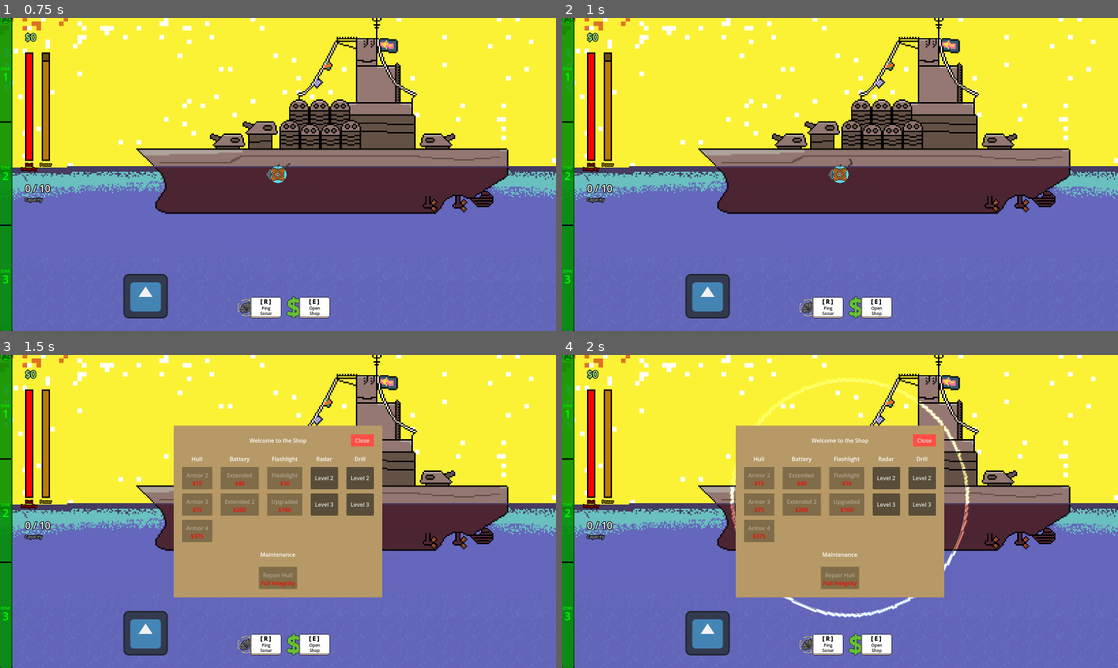
Above: before the commit, frames 1-4 (two rows, left to right).
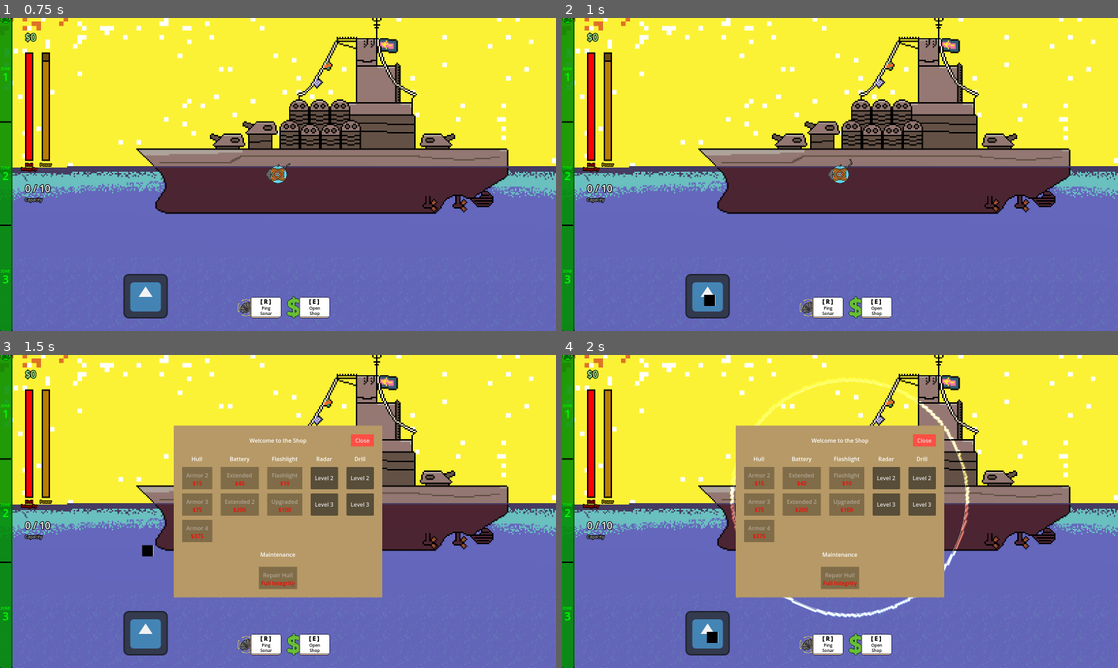
Above: after the commit, the same moments.

Repository: deruitda/ludum-dare-57
Game: Godot game, scene res://scenes/test/andrew-test.tscn
Same seed, same stepped clock (60 frames per second), same inputs: the game is played once before the commit and once after it. This scene is started directly instead of the project's main scene. The engine's default icon, where the game draws it, is replaced by a stand-in: a white triangle on a blue panel in a dark square. Sound files missing from this copy of the repository are replaced by a short silence.
Inputs:
- Up to frame 1 (0.75 s): click "Ping Sonar" at 0.5 s
- Up to frame 2 (1 s): no input
- Up to frame 3 (1.5 s): click "Open Shop" at 1.25 s
- Up to frame 4 (2 s): no input

Frame 1 is identical in both runs. In frame 2, less than 0.1% of the frame differs, in the area x 25-28%, y 88-92%; in frame 3, less than 0.1%, in the area x 25-28%, y 60-65%; in frame 4, less than 0.1%.

Commit message:
fixing drill and air bubble

Diff:
--- a/scenes/map/air_pocket/air_bubble_spout.gd
+++ b/scenes/map/air_pocket/air_bubble_spout.gd
@@ -8,6 +8,8 @@
 
 @onready var current_particle_count = 0
 @onready var air_particles: Array = []
+
+@export var gravity: float = -2.0
 
 const AIR_LAYER: int = 11
 const CONNECTION_MASKS: Array[int] = [2, 4, 5, 7, 8]
@@ -31,7 +33,7 @@
 
 	particle_server.body_set_param(air_col, PhysicsServer2D.BODY_PARAM_FRICTION, 0.0)
 	particle_server.body_set_param(air_col, PhysicsServer2D.BODY_PARAM_MASS, 0.05)
-	particle_server.body_set_param(air_col, PhysicsServer2D.BODY_PARAM_GRAVITY_SCALE, -2.0)
+	particle_server.body_set_param(air_col, PhysicsServer2D.BODY_PARAM_GRAVITY_SCALE, gravity)
 
 	particle_server.body_set_state(air_col, PhysicsServer2D.BODY_STATE_TRANSFORM, trans)
 
@@ -56,10 +58,11 @@
 		var trans = PhysicsServer2D.body_get_state(col[0], PhysicsServer2D.BODY_STATE_TRANSFORM)
 		trans.origin = trans.origin - global_position
 		RenderingServer.canvas_item_set_transform(col[1], trans)
-		if trans.origin.y > 0.0:
+		if trans.origin.y + global_position.y < 0.0:
 			PhysicsServer2D.free_rid(col[0])
 			RenderingServer.free_rid(col[1])
 			air_particles.erase(col)
+			current_particle_count -= 1
 
 
 func _on_spawn_timer_timeout() -> void:
--- a/scenes/submarine/drill/drill.gd
+++ b/scenes/submarine/drill/drill.gd
@@ -34,7 +34,8 @@
 	var input_is_valid = current_direction_input.length() > 0.0 and Helpers.is_a_cardinal_direction(current_direction_input)
 	var drilling_and_original_direction_is_the_same = get_drilling_direction() == drilling_direction and drillable_tile_rid == drill_ray_cast.get_collider_rid()
 
-	if drill_ray_cast.is_colliding():
+	if drill_ray_cast.is_colliding() and drill_ray_cast.get_collider() is WorldTileMapLayer:
+
 		if input_is_valid and drilling_and_original_direction_is_the_same:
 			if is_actively_drilling:
 				battery.consume_power(power_consuption_component.power_consumption_per_use * delta)
